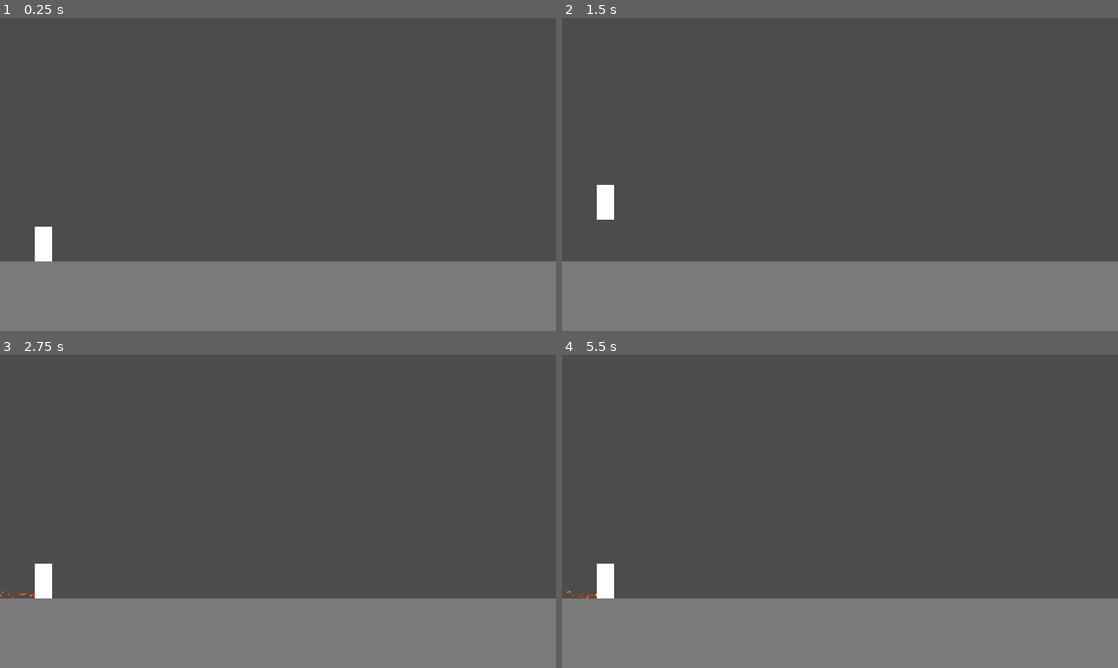
Above: before the commit, frames 1-4 (two rows, left to right).
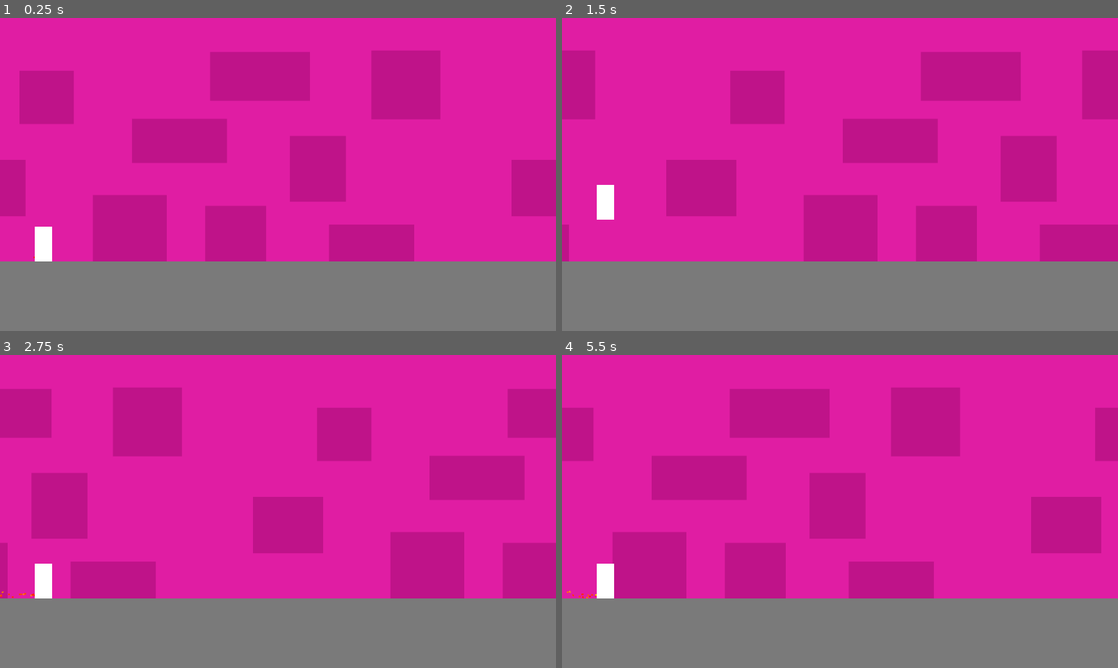
Above: after the commit, the same moments.

Repository: Walouiji/Jump-Out
Game: Godot game, scene res://mainScene.tscn
Same seed, same stepped clock (60 frames per second), same inputs: the game is played once before the commit and once after it. Before the commit the project has no main scene; this scene is started directly in both runs.
Inputs:
- Up to frame 1 (0.25 s): no input
- Up to frame 2 (1.5 s): tap Space (jump) at 0.77 s
- Up to frame 3 (2.75 s): tap Space (jump) at 1.52 s
- Up to frame 4 (5.5 s): tap Space (jump) at 3.02, 3.77, 4.52 s

The runs differ from the first frame. In frame 1, 77% of the frame differs, in the area x 0-100%, y 0-78%; in frame 2, 77%; in frame 3, 77%; in frame 4, 77%.

Commit message:
set to visible parallax layer

Diff:
--- a/mainScene.tscn
+++ b/mainScene.tscn
@@ -53,7 +53,6 @@
 script = ExtResource( 3 )
 
 [node name="ParallaxLayer" type="ParallaxLayer" parent="ParallaxBackground"]
-visible = false
 motion_mirroring = Vector2( 1024, 0 )
 
 [node name="parallax" type="Sprite" parent="ParallaxBackground/ParallaxLayer"]
--- a/project.godot
+++ b/project.godot
@@ -16,6 +16,7 @@
 [application]
 
 config/name="beautiful game"
+run/main_scene="res://mainScene.tscn"
 config/icon="res://icon.png"
 
 [display]
